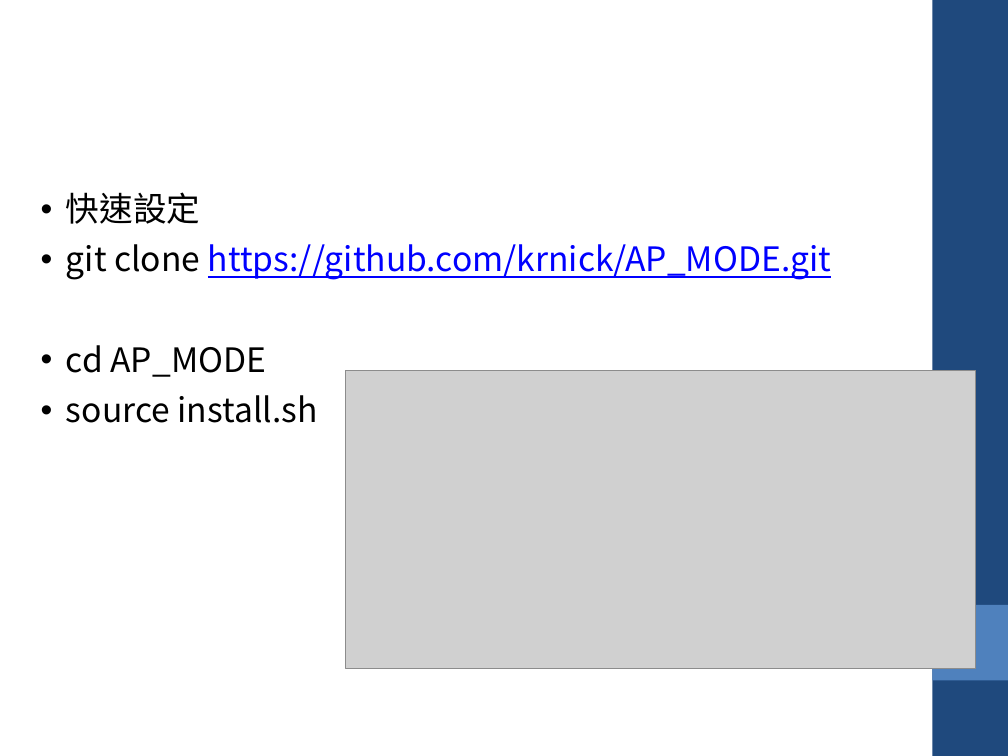
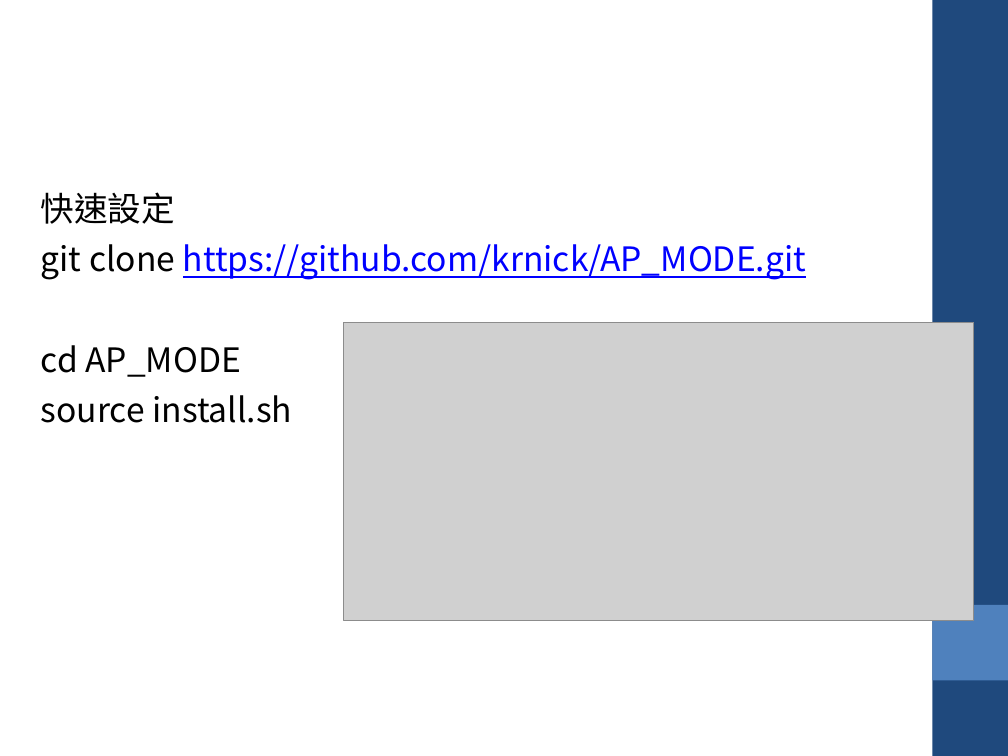
Before and after one commit to krnick/AP_MODE, a slide deck: slide 22 of 設定wifi ap_repeater.pptx. Drawn at 1008x756 pixels with LibreOffice and Linux fonts; fonts in the diff are those of the drawing; grey boxes stand for pictures. Boxes give left, top, right and bottom in pixels: in the first picture for what was removed or moved away, otherwise in the second. Text is boxed around its words. In the diff, an @@ line names an element or a change of style, - is before the commit and + after.

```diff
--- a/設定wifi ap_repeater.pptx
+++ b/設定wifi ap_repeater.pptx
@@ text "快速設定" at bbox=[41, 192, 806, 423]: bullet • to none @@
@@ picture: place and size @@
-picture at bbox=[346, 370, 976, 668]
+picture at bbox=[344, 323, 974, 621]
```
Also in this commit, not shown: 17 other slides changed, 1 slide added.
